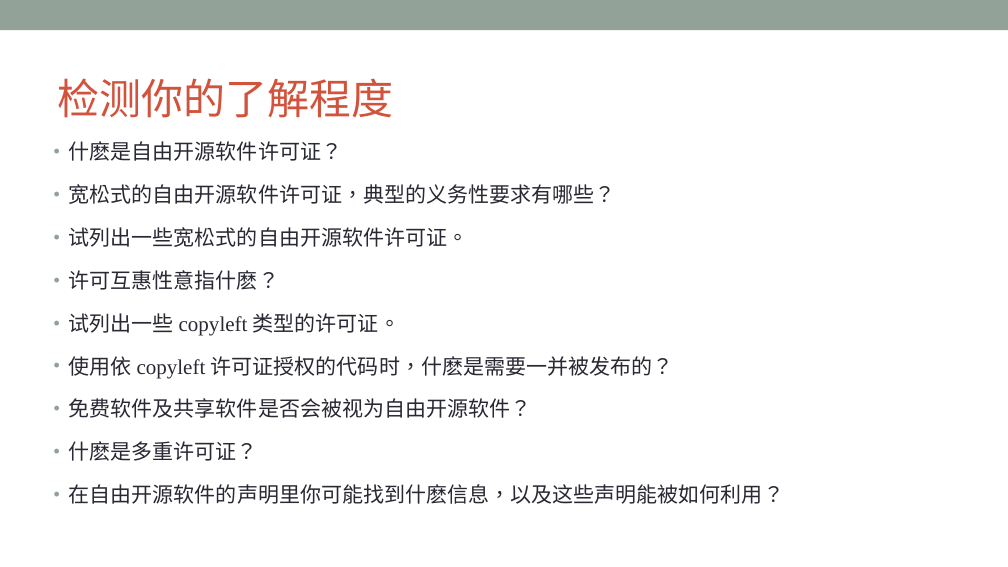
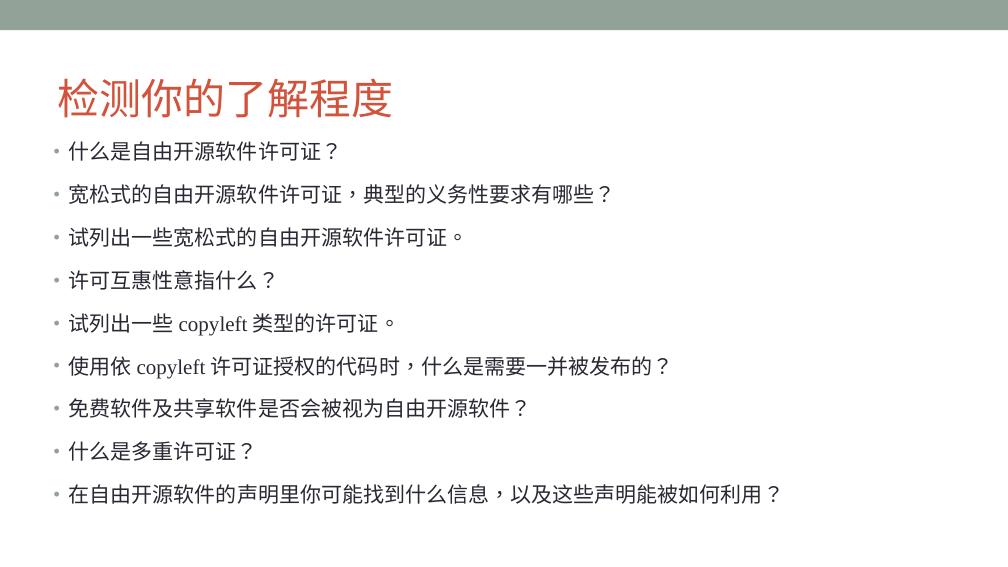
Before and after one commit to OpenChain-Project/Curriculum-Translation-zh-Hans, a slide deck: slide 23 of openchain-curriculum-for-1-1_Simplified Chinese.pptx. Drawn at 1008x567 pixels with LibreOffice and Linux fonts; fonts in the diff are those of the drawing; background and template pictures are left out. Boxes give left, top, right and bottom in pixels: in the first picture for what was removed or moved away, otherwise in the second. Text is boxed around its words. In the diff, an @@ line names an element or a change of style, - is before the commit and + after.

Commit message:
update ppt to replace 什麽 to 什么

```diff
--- a/openchain-curriculum-for-1-1_Simplified Chinese.pptx
+++ b/openchain-curriculum-for-1-1_Simplified Chinese.pptx
@@ text at (69, 141, 342, 161): text changed @@
-• 什麽是自由开源软件许可证？
+• 什么是自由开源软件许可证？
@@ text at (69, 270, 279, 290): text changed @@
-• 许可互惠性意指什麽？
+• 许可互惠性意指什么？
@@ text at (69, 356, 674, 378): text changed @@
-• 使用依 copyleft 许可证授权的代码时，什麽是需要一并被发布的？
+• 使用依 copyleft 许可证授权的代码时，什么是需要一并被发布的？
@@ text at (69, 441, 784, 504): text changed @@
-• 什麽是多重许可证？
-• 在自由开源软件的声明里你可能找到什麽信息，以及这些声明能被如何利用？
+• 什么是多重许可证？
+• 在自由开源软件的声明里你可能找到什么信息，以及这些声明能被如何利用？
```
Also in this commit, not shown: 11 other slides changed.
